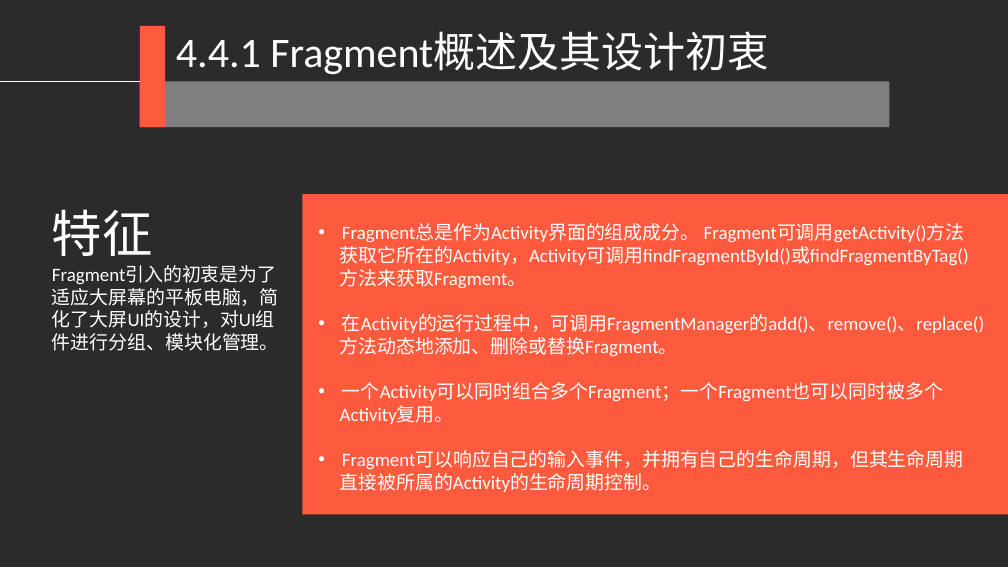
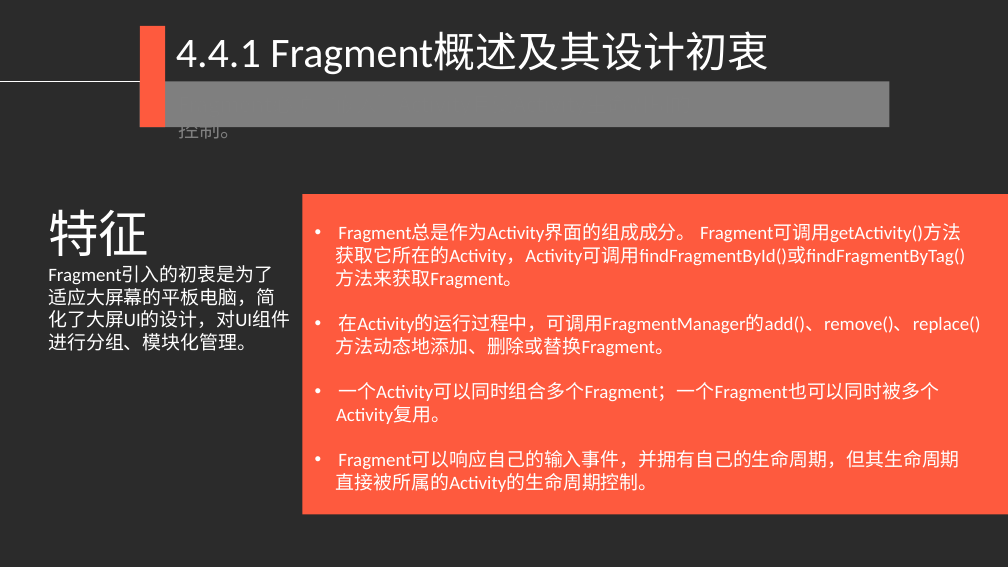
Before and after one commit to djuanbei/18Android1, a slide deck: slide 17 of ppt/ch4.pptx. Drawn at 1008x567 pixels with LibreOffice and Linux fonts; fonts in the diff are those of the drawing; background and template pictures are left out; a plain dark background stands for a picture behind light text. Boxes give left, top, right and bottom in pixels: in the first picture for what was removed or moved away, otherwise in the second. Text is boxed around its words. In the diff, an @@ line names an element or a change of style, - is before the commit and + after.

```diff
--- a/ppt/ch4.pptx
+++ b/ppt/ch4.pptx
@@ text "Fragment必须“嵌入”Activity且受Activity生命周期的控制。" rewrapped from bbox=[175, 88, 777, 121] to bbox=[178, 127, 241, 142] @@
@@ text "特征" at bbox=[48, 209, 290, 351]: font Calibri to Noto Sans CJK SC in "特征", "Fragment引入的初衷是为了适应大屏幕的平板电脑，简化了大屏UI的设计，对UI组件进行分组、模块化管理。" @@
@@ text "Fragment总是作为Activity界面的组成成分。 Fragment可调用getActivity()方法" at bbox=[336, 224, 980, 492]: font Calibri to Noto Sans CJK SC in "Fragment总是作为Activity界面的组成成分。 Fragment可调用getActivity()方法", "获取它所在的Activity，Activity可调用findFragmentById()或findFragmentByT ...", "方法来获取Fragment。", "在Activity的运行过程中，可调用FragmentManager的add()、remove()、replace()" and 5 more places @@
```
Also in this commit, not shown: 23 other slides changed, 1 slide added.
